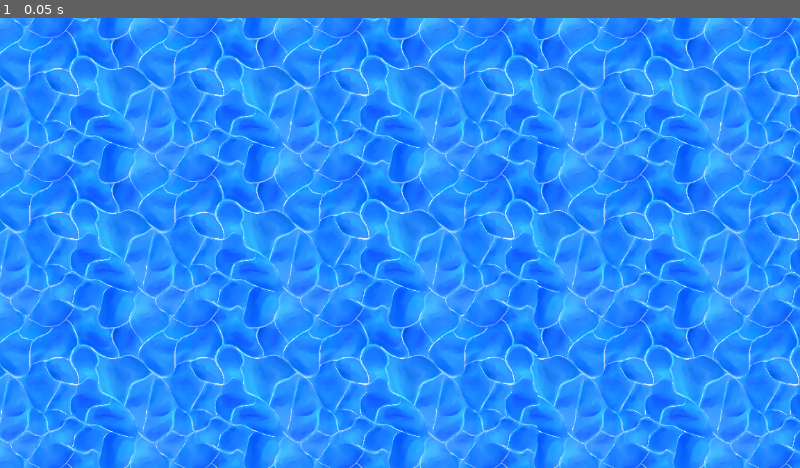
Above: before the commit, frame 1.
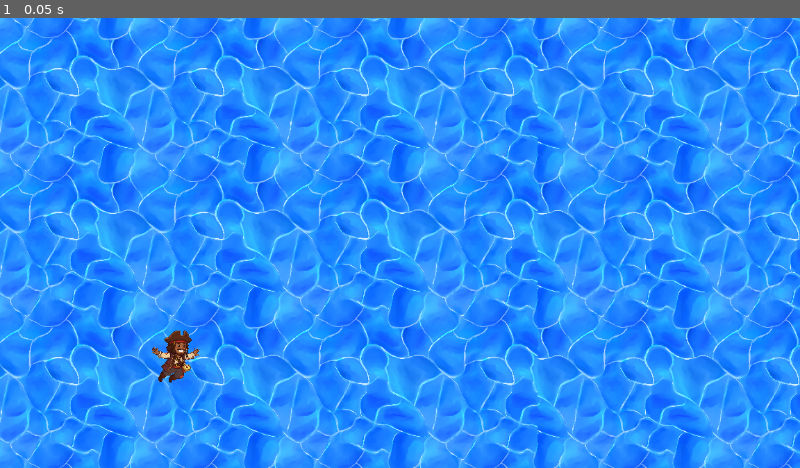
Above: after the commit, the same moment.

Repository: amodhakal/pcrpg
Game: Godot game, scene res://scenes/FirstGame.tscn
Two runs of this game, one before a commit and one after it. Both use one fixed random seed, a clock stepped at 60 frames per second and the inputs below.
Inputs:
- Up to frame 1 (0.05 s): no input

The runs differ from the first frame. In frame 1, 0.4% of the frame differs, in the area x 19-25%, y 69-82%.

Commit message:
Current work

Diff:
--- a/scenes/FirstGame.tscn
+++ b/scenes/FirstGame.tscn
@@ -1,8 +1,16 @@
-[gd_scene load_steps=2 format=3 uid="uid://i6xuywxd8ti1"]
+[gd_scene load_steps=3 format=3 uid="uid://i6xuywxd8ti1"]
 
 [ext_resource type="PackedScene" uid="uid://5s8u6abf4msm" path="res://components/WaterTiled.tscn" id="1_8xn6n"]
+[ext_resource type="Texture2D" uid="uid://dvo51eeiw0j4e" path="res://images/MainSwimming.png" id="2_0pqsl"]
 
 [node name="FirstLocation" type="Node2D"]
 position = Vector2(-22, 36)
 
 [node name="WaterTiled" parent="." instance=ExtResource("1_8xn6n")]
+
+[node name="Protagonist" type="Node2D" parent="."]
+
+[node name="MainSwimming" type="Sprite2D" parent="Protagonist"]
+position = Vector2(274, 451)
+scale = Vector2(0.05, 0.05)
+texture = ExtResource("2_0pqsl")
Binary file added: images/log.png
Not shown, added: images/log.png.import
